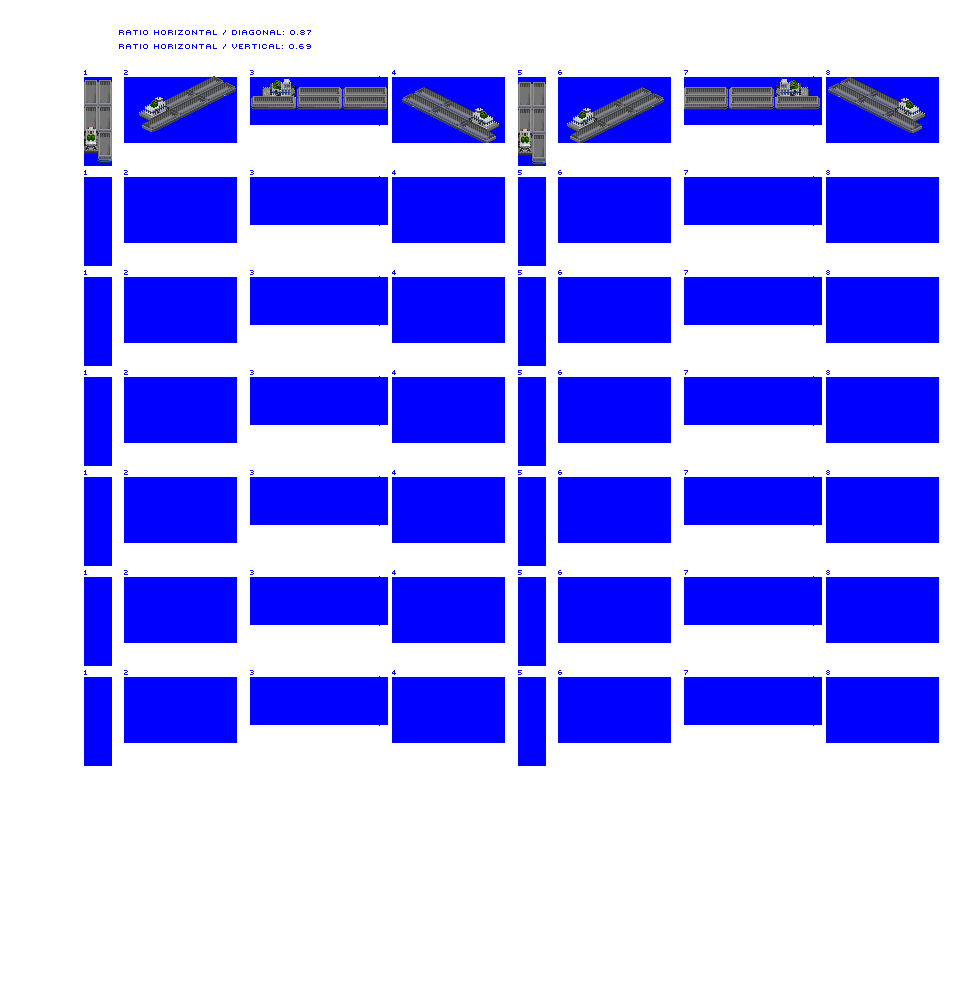
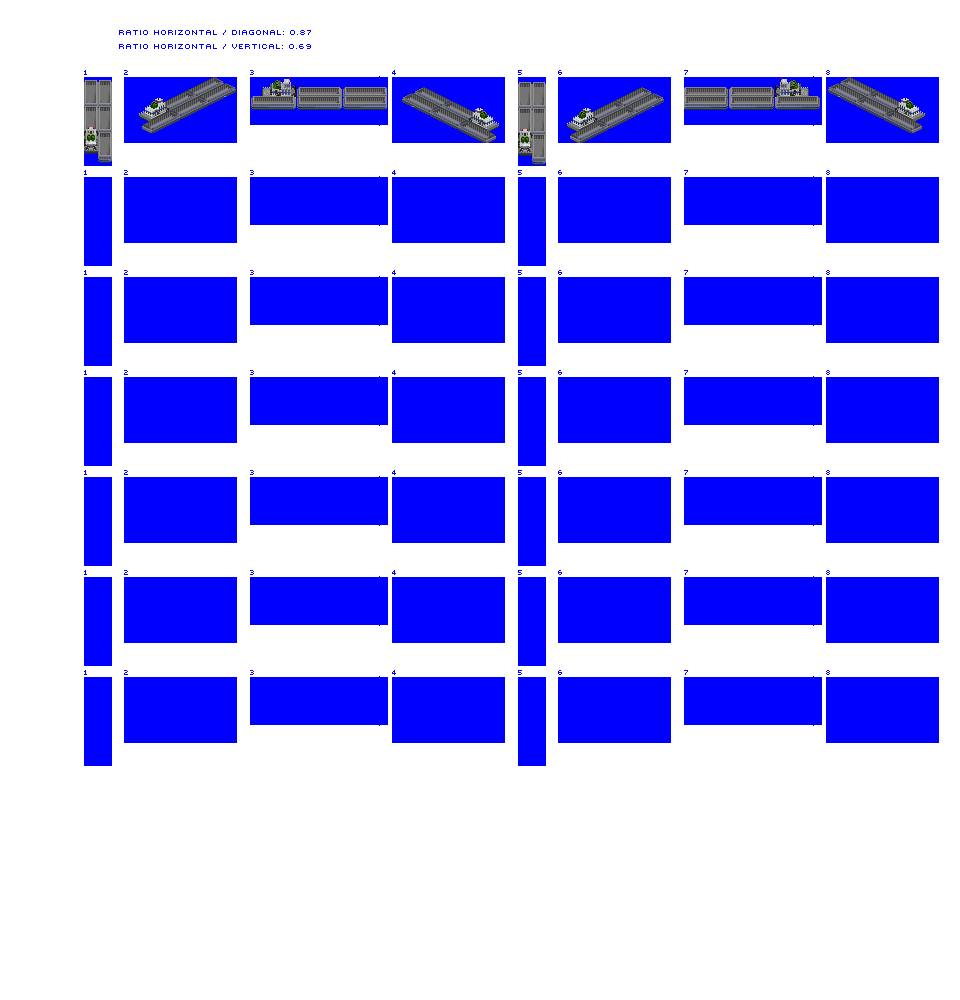
Before/after of a 960px x 1000px layered artwork. What changed in the layer stack:
painted on "Layer 4" over [left=139, top=76, right=236, bottom=133]
